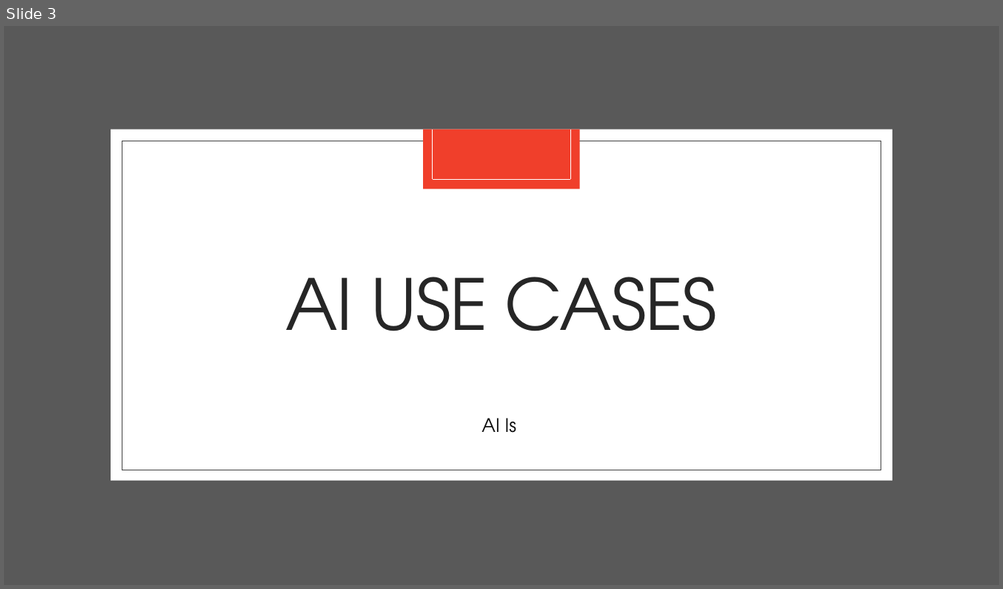
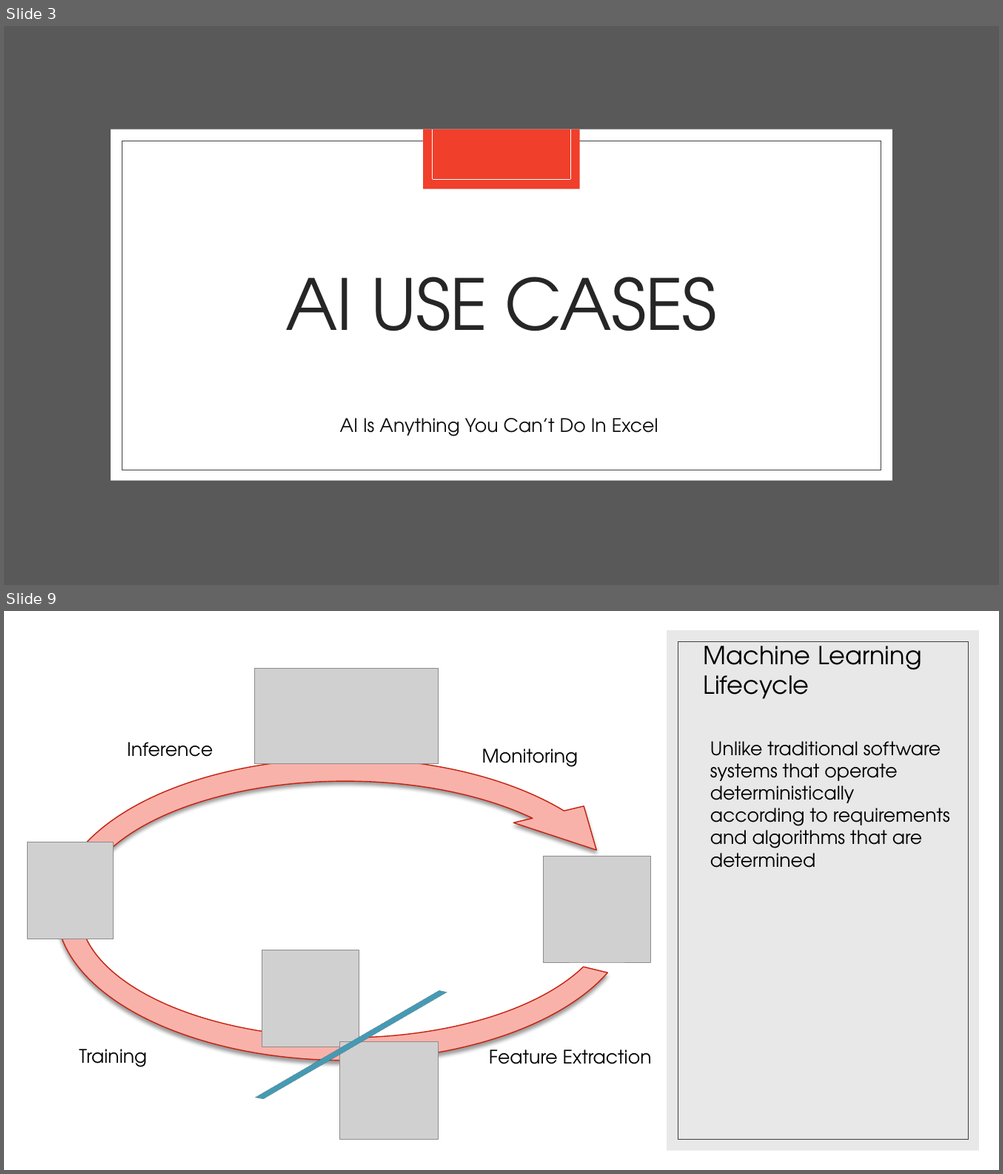
Before and after one commit to apetresc/rotman-ml, a slide deck: Day 3-4.pptx. Shown one above the other, each under a label of ours: slide 3 before the commit, slides 3 and 9 after it; the slides between them are not shown. The pictures are 1003x589 and 1003x1174 pixels, drawn with LibreOffice and Linux fonts; fonts in the diff are those of the drawing; grey boxes stand for pictures. Boxes give left, top, right and bottom in pixels: in the first picture for what was removed or moved away, otherwise in the second. Text is boxed around its words. In the diff, an @@ line names an element or a change of style, - is before the commit and + after.

```diff
--- a/Day 3-4.pptx
+++ b/Day 3-4.pptx
@@ slide 9 added at box(4, 611, 999, 1170), background #FFFFFF @@
@@ rectangle added at box(666, 630, 979, 1151), fill #D9D9D9 at 60% opacity @@
@@ rectangle added at box(677, 641, 968, 1140), outline #404040 0.5 pt @@
@@ title added at box(703, 641, 922, 699), 24 pt, text #000000 @@
+Machine Learning Lifecycle
@@ picture added at box(255, 669, 438, 764) @@
@@ circular arrow added at box(31, 734, 658, 1085), fill #F9B2AA, outline #C6210E 1 pt @@
@@ text added at box(127, 742, 213, 757), 18 pt, text #000000 @@
+Inference
@@ text added at box(710, 741, 950, 868), 18 pt, text #000000 @@
+Unlike traditional software systems that operate deterministically according to requirements and algorithms that are determined
@@ text added at box(482, 749, 578, 767), 18 pt, text #000000 @@
+Monitoring
@@ picture added at box(27, 843, 113, 940) @@
@@ picture added at box(543, 857, 651, 964) @@
@@ picture added at box(262, 951, 359, 1048) @@
@@ rectangle added at box(240, 994, 463, 1096), fill #3488A0, outline #FFFFFF 1.5 pt @@
@@ text added at box(79, 1049, 147, 1068), 18 pt, text #000000 @@
+Training
@@ picture added at box(340, 1042, 438, 1140) @@
@@ text added at box(489, 1045, 652, 1065), 18 pt, text #000000 @@
+Feature Extraction
@@ slide 3 changed as well @@
@@ text at box(340, 418, 658, 437): text changed @@
-AI Is
+AI Is Anything You Can’t Do In Excel
```
Also in this commit, not shown: 2 other slides changed, 5 other slides added, 1 slide removed.
